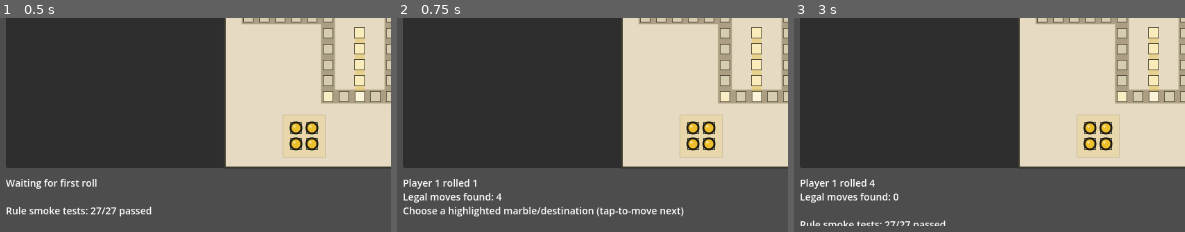
Above: before the commit, frames 1-3 (left to right).
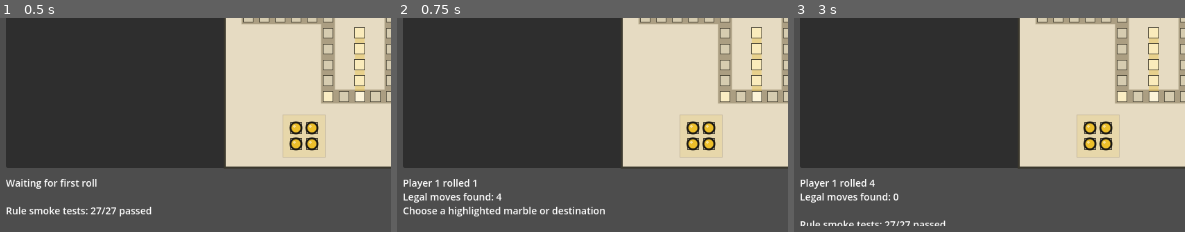
Above: after the commit, the same moments.

Repository: ItsTheMcCoy/wahoo-app
Game: Godot game, scene res://scenes/Main.tscn
Two runs of this game, one before a commit and one after it. Both use one fixed random seed, a clock stepped at 60 frames per second and the inputs below.
Inputs (mouse positions are % of the whole screen's width and height, from its top left):
- Up to frame 1 (0.5 s): no input
- Up to frame 2 (0.75 s): click "Roll" at 0.5 s
- Up to frame 3 (3 s): click "Roll" at 1.25 s; click "Roll" at 2 s; tap Enter at 2.75 s; move the mouse to (72, 44) at 2.77 s; click (72, 44) at 2.92 s
The pictures show only the part of the screen within x 0-50%, y 50-100%; the shares and areas given below are measured in that part.

Frame 1 is identical in both runs. In frame 2, 0.7% of the frame differs, in the area x 35-74%, y 87-93%; in frame 3, nothing differs.

Commit message:
Implement tap-to-move board interaction

Diff:
--- a/godot/scripts/main.gd
+++ b/godot/scripts/main.gd
@@ -19,6 +19,7 @@
     _rng.randomize()
     _state = WahooState.new_game()
     _roll_button.pressed.connect(_on_roll_pressed)
+    _board.move_selected.connect(_on_board_move_selected)
     _smoke_summary = _build_smoke_summary()
     _board.set_state(_state)
     _render_status("Waiting for first roll")
@@ -37,11 +38,46 @@
         _pending_roll = roll
         _state.pending_roll = roll
         _board.set_legal_moves(_pending_moves, player)
-        line += "\nChoose a highlighted marble/destination (tap-to-move next)"
+        line += "\nChoose a highlighted marble or destination"
     else:
         _state.pending_roll = null
+        if roll != 6:
+            _state.current_player = (_state.current_player + 1) % WahooState.NUM_PLAYERS
+        else:
+            line += "\nRolled a 6; roll again"
+    _board.set_state(_state)
+    _render_status(line)
+
+func _on_board_move_selected(move: Dictionary) -> void:
+    if _pending_moves.is_empty() or _pending_roll == null:
+        return
+
+    var player := _state.current_player
+    var roll := int(_pending_roll)
+    WahooRules.apply_move(_state, move)
+    _state.pending_roll = null
+    _pending_moves = []
+    _pending_roll = null
+    _board.clear_legal_moves()
+    _board.set_state(_state)
+
+    var line := "Player %d moved marble %d to %s" % [
+        player + 1,
+        int(move["marble"]) + 1,
+        WahooState.format_location(move["dest"]),
+    ]
+    var captures: Variant = move.get("captures", null)
+    if captures != null:
+        line += "\nCaptured Player %d marble %d" % [int(captures[0]) + 1, int(captures[1]) + 1]
+
+    if _state.player_won(player):
+        line += "\nPlayer %d wins!" % (player + 1)
+        _roll_button.disabled = true
+    elif roll == 6:
+        line += "\nRolled a 6; Player %d rolls again" % (player + 1)
+    else:
         _state.current_player = (_state.current_player + 1) % WahooState.NUM_PLAYERS
-    _board.set_state(_state)
+
     _render_status(line)
 
 func _render_status(header: String) -> void:
--- a/godot/scripts/wahoo_board_view.gd
+++ b/godot/scripts/wahoo_board_view.gd
@@ -3,6 +3,8 @@
 
 const WahooLayout = preload("res://scripts/wahoo_layout.gd")
 const WahooState = preload("res://scripts/wahoo_state.gd")
+
+signal move_selected(move: Dictionary)
 
 const BOARD_BG := Color(0.90, 0.86, 0.76)
 const BOARD_EDGE := Color(0.23, 0.22, 0.18)
@@ -30,6 +32,7 @@
 var _marble_nodes: Array = []
 var _legal_moves: Array = []
 var _legal_move_player := -1
+var _selected_marble := -1
 
 func _ready() -> void:
     _ensure_marble_nodes()
@@ -45,14 +48,28 @@
 func set_legal_moves(moves: Array, player: int) -> void:
     _legal_moves = moves.duplicate(true)
     _legal_move_player = player
+    _selected_marble = -1
     _refresh_marble_nodes()
     queue_redraw()
 
 func clear_legal_moves() -> void:
     _legal_moves = []
     _legal_move_player = -1
-    _refresh_marble_nodes()
-    queue_redraw()
+    _selected_marble = -1
+    _refresh_marble_nodes()
+    queue_redraw()
+
+func _gui_input(event: InputEvent) -> void:
+    if _legal_moves.is_empty() or _legal_move_player < 0:
+        return
+    if event is InputEventMouseButton:
+        var mouse_event := event as InputEventMouseButton
+        if mouse_event.button_index == MOUSE_BUTTON_LEFT and mouse_event.pressed:
+            _handle_pointer_press(mouse_event.position)
+    elif event is InputEventScreenTouch:
+        var touch_event := event as InputEventScreenTouch
+        if touch_event.pressed:
+            _handle_pointer_press(touch_event.position)
 
 func _draw() -> void:
     _board_rect = _square_board_rect()
@@ -146,7 +163,7 @@
         return
 
     var drawn := {}
-    for move in _legal_moves:
+    for move in _visible_legal_moves():
         var dest: Array = move["dest"]
         var coord := WahooLayout.location_grid_coord(dest, _legal_move_player, int(move["marble"]))
         var key := "%d,%d" % [coord.x, coord.y]
@@ -229,6 +246,7 @@
             token.z_index = 10 + player
             token.visible = true
             token.set_selectable(_marble_has_legal_move(player, marble_id))
+            token.set_selected(player == _legal_move_player and marble_id == _selected_marble)
 
 func _marble_has_legal_move(player: int, marble_id: int) -> bool:
     if player != _legal_move_player:
@@ -238,11 +256,82 @@
             return true
     return false
 
+func _visible_legal_moves() -> Array:
+    if _selected_marble < 0:
+        return _legal_moves
+
+    var moves: Array = []
+    for move in _legal_moves:
+        if int(move["marble"]) == _selected_marble:
+            moves.append(move)
+    return moves
+
+func _handle_pointer_press(local_position: Vector2) -> void:
+    var dest_move: Variant = _move_at_destination(local_position)
+    if dest_move != null:
+        move_selected.emit(dest_move)
+        return
+
+    var marble_id := _marble_at_position(local_position)
+    if marble_id < 0:
+        return
+
+    var marble_moves: Array = _moves_for_marble(marble_id)
+    if marble_moves.is_empty():
+        return
+    if marble_moves.size() == 1:
+        move_selected.emit(marble_moves[0])
+        return
+
+    _selected_marble = marble_id
+    _refresh_marble_nodes()
+    queue_redraw()
+
+func _move_at_destination(local_position: Vector2) -> Variant:
+    for move in _visible_legal_moves():
+        var dest: Array = move["dest"]
+        var coord := WahooLayout.location_grid_coord(dest, _legal_move_player, int(move["marble"]))
+        var center := _grid_to_local(coord)
+        var radius: float = _cell_size * (0.64 if String(dest[0]) == "CENTER" else 0.52)
+        if local_position.distance_to(center) <= radius:
+            return move
+    return null
+
+func _marble_at_position(local_position: Vector2) -> int:
+    if _state == null:
+        return -1
+
+    var best_marble := -1
+    var best_distance := INF
+    for move in _legal_moves:
+        var marble_id := int(move["marble"])
+        var loc: Array = _state.marbles[_legal_move_player][marble_id]
+        var center := _board_rect.position + WahooLayout.location_normalized(
+            loc,
+            _legal_move_player,
+            marble_id
+        ) * _board_rect.size
+        var distance := local_position.distance_to(center)
+        if distance < best_distance:
+            best_distance = distance
+            best_marble = marble_id
+
+    var hit_radius: float = max(16.0, _cell_size * 0.52)
+    return best_marble if best_distance <= hit_radius else -1
+
+func _moves_for_marble(marble_id: int) -> Array:
+    var moves: Array = []
+    for move in _legal_moves:
+        if int(move["marble"]) == marble_id:
+            moves.append(move)
+    return moves
+
 class MarbleToken:
     extends Control
 
     var _color := Color.WHITE
     var _selectable := false
+    var _selected := false
 
     func set_color(color: Color) -> void:
         _color = color
@@ -254,11 +343,19 @@
         _selectable = selectable
         queue_redraw()
 
+    func set_selected(selected: bool) -> void:
+        if _selected == selected:
+            return
+        _selected = selected
+        queue_redraw()
+
     func _draw() -> void:
         var radius: float = min(size.x, size.y) * 0.48
         var center := size * 0.5
         if _selectable:
             draw_arc(center, radius * 1.08, 0.0, TAU, 40, MOVE_SOURCE_RING, max(2.0, radius * 0.16), true)
+        if _selected:
+            draw_arc(center, radius * 1.22, 0.0, TAU, 44, MOVE_DEST_RING, max(2.0, radius * 0.13), true)
         draw_circle(center, radius, _color)
         draw_arc(center, radius, 0.0, TAU, 36, MARBLE_EDGE, max(1.5, radius * 0.13), true)
         draw_circle(center - Vector2(radius * 0.28, radius * 0.30), radius * 0.23, MARBLE_HIGHLIGHT)
Not shown, changed: documents/DEVELOPMENT_PLAN.md
